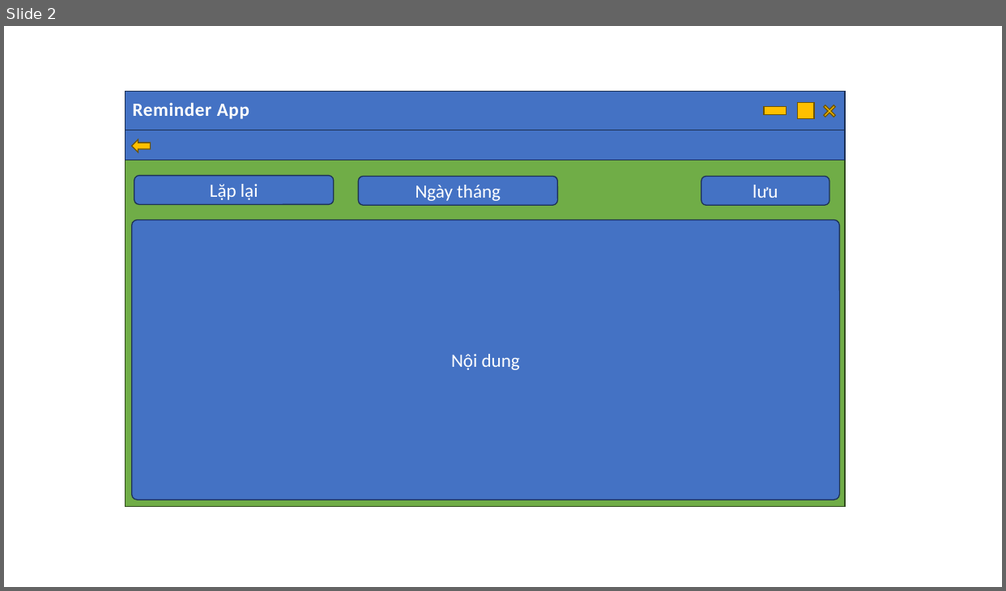
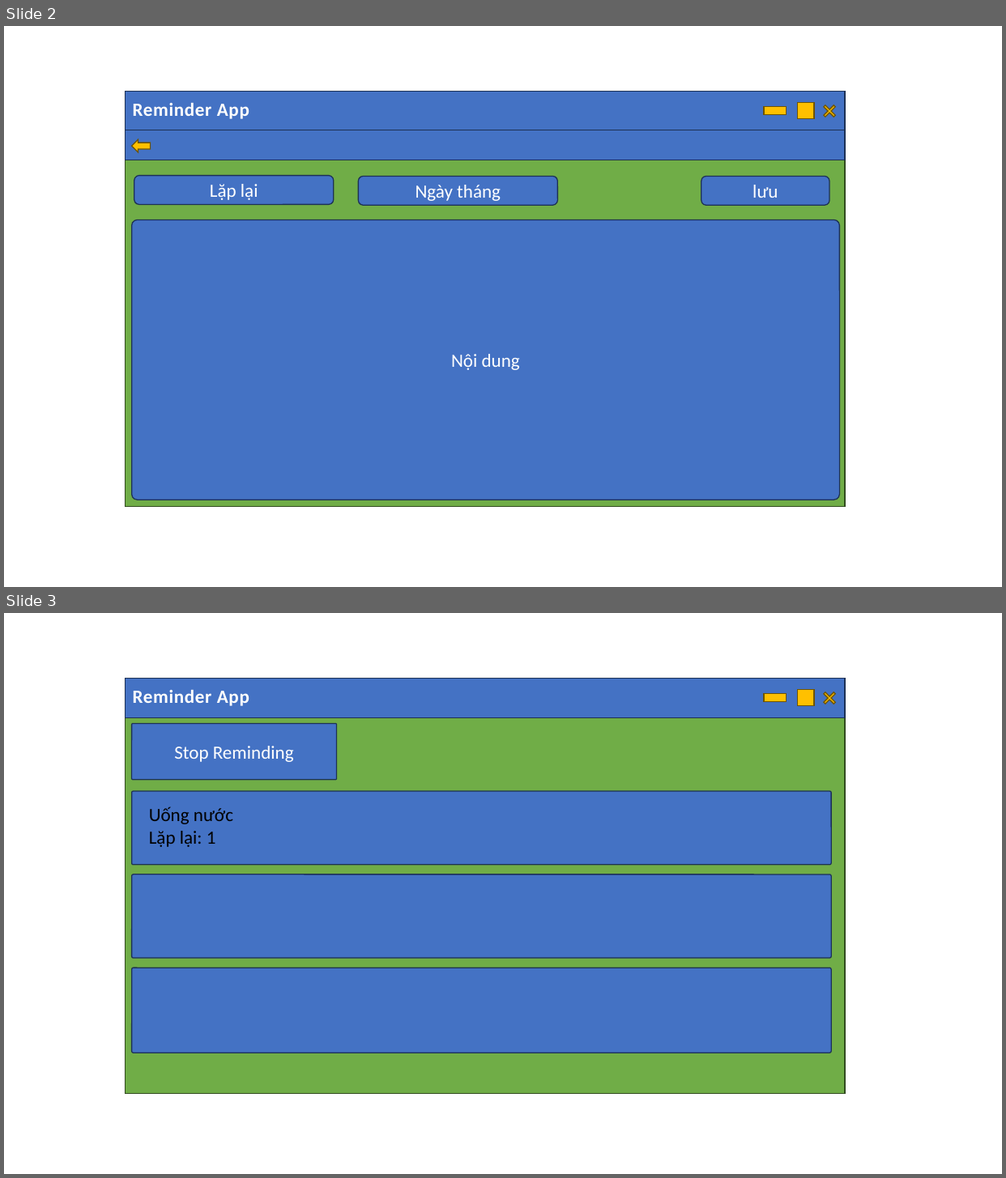
Before and after one commit to VinhTin-AQUA/Reminder-App, a slide deck: Reminder App/UI.pptx. Shown one above the other, each under a label of ours: slide 2 before the commit, slides 2 and 3 after it. The pictures are 1006x591 and 1006x1178 pixels, drawn with LibreOffice and Linux fonts; fonts in the diff are those of the drawing. Boxes give left, top, right and bottom in pixels: in the first picture for what was removed or moved away, otherwise in the second. Text is boxed around its words. In the diff, an @@ line names an element or a change of style, - is before the commit and + after.

Commit message:
feat: add stop remindering view

```diff
--- a/Reminder App/UI.pptx
+++ b/Reminder App/UI.pptx
@@ slide 3 added at <box>4,613,1002,1174</box>, background #FFFFFF @@
@@ rectangle added at <box>126,678,846,1093</box>, fill #70AD47, outline #314C1F 1 pt @@
@@ rectangle added at <box>126,678,846,717</box>, fill #4472C4, outline #1E3256 1 pt @@
@@ text added at <box>133,690,249,706</box>, 18 pt, text #FEFEFE, bold @@
+Reminder App
@@ rectangle added at <box>764,694,786,701</box>, fill #FFC000, outline #705400 1 pt @@
@@ rectangle added at <box>798,689,814,706</box>, fill #FFC000, outline #705400 1 pt @@
@@ plus added at <box>820,688,839,708</box>, fill #FFC000, outline #705400 1 pt @@
@@ rounded rectangle added at <box>132,724,337,780</box>, fill #4472C4, outline #1E3256 1 pt, 18 pt, text #FFFFFF @@
+Stop Reminding
@@ rounded rectangle added at <box>132,791,832,865</box>, fill #4472C4, outline #1E3256 1 pt @@
@@ text added at <box>149,807,233,847</box>, 18 pt, text #000000 @@
+Uống nước
+Lặp lại: 1
@@ rounded rectangle added at <box>132,875,832,958</box>, fill #4472C4, outline #1E3256 1 pt @@
@@ rounded rectangle added at <box>132,968,832,1053</box>, fill #4472C4, outline #1E3256 1 pt @@
```
Also in this commit, not shown: 12 other files.
